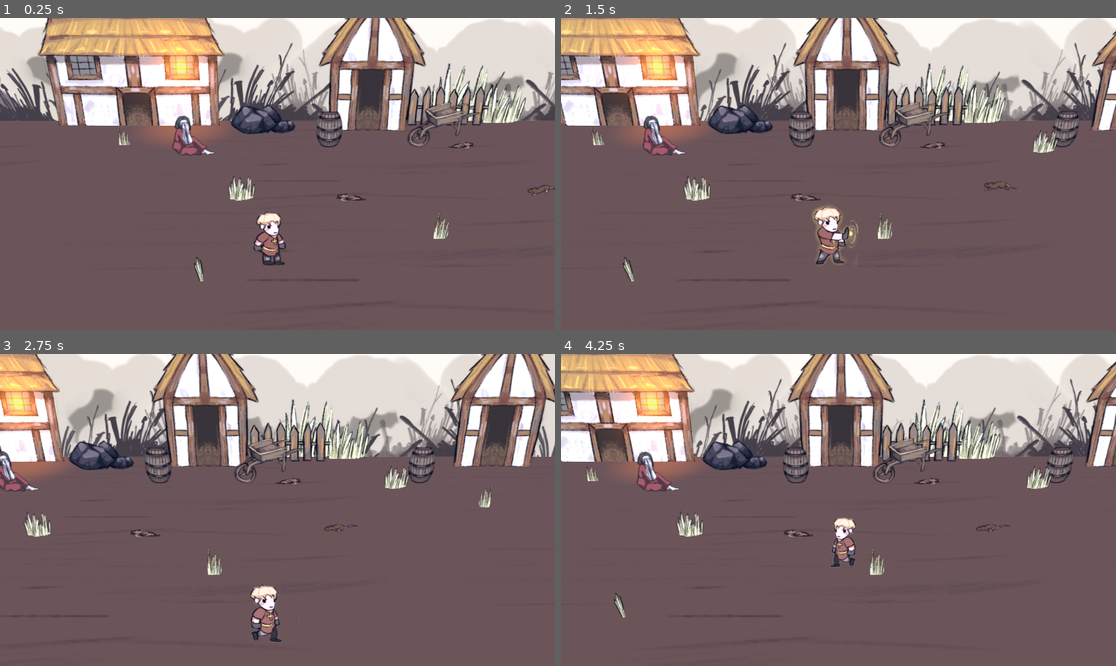
Above: before the commit, frames 1-4 (two rows, left to right).
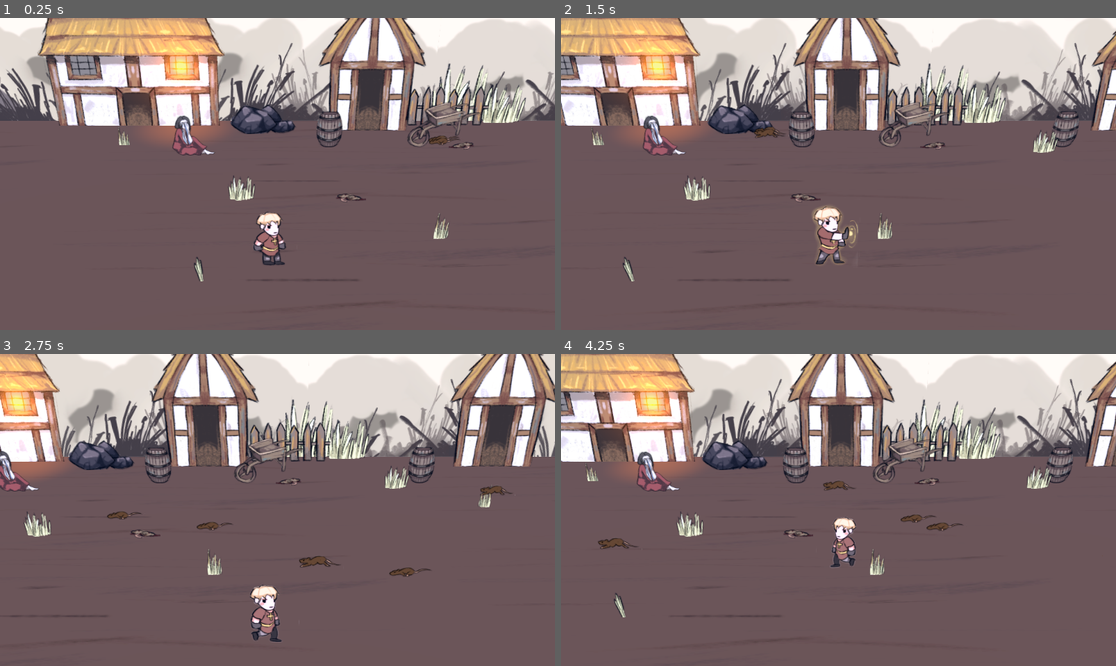
Above: after the commit, the same moments.

Repository: shinykiwi/plague-mtlgj
Game: Godot game, scene res://main.tscn
The game is run twice, just before and just after one commit, with the same random seed, the same clock (stepped at 60 frames per second) and the same inputs.
Inputs (mouse positions are in pixels of both pictures, inside the frame that each line leads up to):
- Up to frame 1 (0.25 s): no input
- Up to frame 2 (1.5 s): move the mouse to (960, 158) at 0.52 s; hold Right (Right) 0.53-1.28 s; click (960, 158) at 0.6 s; tap Space (Jump) at 0.77 s; move the mouse to (727, 189) at 1.27 s; hold S (Down) from 1.28 s (still down); click (727, 189) at 1.35 s
- Up to frame 3 (2.75 s): tap Space (Jump) at 1.52 s; move the mouse to (333, 441) at 2.02 s; release S (Down) at 2.03 s; hold Right (Right) from 2.03 s (still down); click (333, 441) at 2.1 s
- Up to frame 4 (4.25 s): move the mouse to (810, 572) at 2.77 s; release Right (Right) at 2.78 s; hold W (Up) 2.78-3.53 s; click (810, 572) at 2.85 s; tap Space (Jump) at 3.02, 3.77 s; move the mouse to (1005, 556) at 3.52 s; hold A (Left) from 3.53 s (still down); click (1005, 556) at 3.6 s

The runs differ from the first frame. In frame 1, 0.1% of the frame differs, in the area x 77-100%, y 37-58%; in frame 2, 0.2%; in frame 3, 0.5%, in the area x 19-93%, y 42-72%; in frame 4, 0.4%.

Commit message:
final sub

Diff:
--- /dev/null
+++ b/control.tscn
@@ -0,0 +1,9 @@
+[gd_scene format=3 uid="uid://coq6x81v0tbru"]
+
+[node name="Control" type="Control"]
+layout_mode = 3
+anchors_preset = 15
+anchor_right = 1.0
+anchor_bottom = 1.0
+grow_horizontal = 2
+grow_vertical = 2
--- /dev/null
+++ b/level_complete.gd
@@ -0,0 +1,10 @@
+extends Control
+
+
+# Called when the node enters the scene tree for the first time.
+func _ready():
+	pass
+
+func fade_to_black():
+	print("success")
+	$Display/AnimationPlayer.play("fade_to_black")
--- a/level_complete.tscn
+++ b/level_complete.tscn
@@ -1,7 +1,8 @@
-[gd_scene load_steps=4 format=3 uid="uid://cl5e6vq0k5nu4"]
+[gd_scene load_steps=5 format=3 uid="uid://cl5e6vq0k5nu4"]
+
+[ext_resource type="Script" path="res://level_complete.gd" id="1_p7i1j"]
 
 [sub_resource type="Animation" id="Animation_mb1i4"]
-length = 0.001
 tracks/0/type = "value"
 tracks/0/imported = false
 tracks/0/enabled = true
@@ -9,10 +10,10 @@
 tracks/0/interp = 1
 tracks/0/loop_wrap = true
 tracks/0/keys = {
-"times": PackedFloat32Array(0),
-"transitions": PackedFloat32Array(1),
+"times": PackedFloat32Array(0, 1),
+"transitions": PackedFloat32Array(1, 1),
 "update": 0,
-"values": [Color(0, 0, 0, 0)]
+"values": [Color(0, 0, 0, 0), Color(0, 0, 0, 1)]
 }
 tracks/1/type = "value"
 tracks/1/imported = false
@@ -21,10 +22,10 @@
 tracks/1/interp = 1
 tracks/1/loop_wrap = true
 tracks/1/keys = {
-"times": PackedFloat32Array(0),
-"transitions": PackedFloat32Array(1),
+"times": PackedFloat32Array(0, 1),
+"transitions": PackedFloat32Array(1, 1),
 "update": 1,
-"values": [false]
+"values": [false, true]
 }
 
 [sub_resource type="Animation" id="Animation_b40we"]
@@ -69,6 +70,7 @@
 anchor_bottom = 1.0
 grow_horizontal = 2
 grow_vertical = 2
+script = ExtResource("1_p7i1j")
 
 [node name="Display" type="CanvasLayer" parent="."]
 
@@ -78,7 +80,7 @@
 anchor_bottom = 1.0
 grow_horizontal = 2
 grow_vertical = 2
-color = Color(0, 0, 0, 1)
+color = Color(0.772549, 0.584314, 0.45098, 1)
 
 [node name="Label" type="Label" parent="Display"]
 anchors_preset = 8
@@ -86,16 +88,16 @@
 anchor_top = 0.5
 anchor_right = 0.5
 anchor_bottom = 0.5
-offset_left = -793.0
-offset_top = -140.0
-offset_right = 793.0
-offset_bottom = 140.0
+offset_left = -649.5
+offset_top = -266.0
+offset_right = 649.5
+offset_bottom = 266.0
 grow_horizontal = 2
 grow_vertical = 2
 theme_override_colors/font_color = Color(1, 1, 1, 1)
 theme_override_font_sizes/font_size = 192
-text = "LEVEL COMPLETE"
-uppercase = true
+text = "You saved the
+ village!"
 
 [node name="AnimationPlayer" type="AnimationPlayer" parent="Display"]
 root_node = NodePath("../..")
--- a/main.gd
+++ b/main.gd
@@ -2,6 +2,7 @@
 
 @export var mob_scene: PackedScene
 @export var level_complete: PackedScene
+@export var rat_scene: PackedScene
 
 
 # Called when the node enters the scene tree for the first time.
@@ -11,6 +12,14 @@
 		light_en.position = rand_pos()
 		light_en.add_to_group("light_enemies")
 		add_child(light_en)
+
+	for i in 10:
+		var rats = rat_scene.instantiate()
+		rats.position = rand_pos()
+		rats.destination = $RatDestination.position
+		rats.add_to_group("rats")
+		add_child(rats)
+
 
 
 func rand_pos():
@@ -22,8 +31,20 @@
 		level_screen_show()
 
 
+
 func level_screen_show():
 	await get_tree().create_timer(2.0).timeout
 	get_tree().paused = true
 	var level_end_screen = level_complete.instantiate()
 	add_child(level_end_screen)
+	level_end_screen.fade_to_black()
+
+
+
+func _on_timer_timeout():
+	for i in 3:
+		var rats = rat_scene.instantiate()
+		rats.position = rand_pos()
+		rats.destination = $RatDestination.position
+		rats.add_to_group("rats")
+		add_child(rats)
--- a/main.tscn
+++ b/main.tscn
@@ -12,8 +12,9 @@
 [ext_resource type="Texture2D" uid="uid://dch4fdpm2veg4" path="res://woman.png" id="10_b0yni"]
 [ext_resource type="Texture2D" uid="uid://b2i4asutybhrr" path="res://bckg.png" id="10_n41qc"]
 [ext_resource type="Texture2D" uid="uid://b2ljsignubbc6" path="res://bckg2.png" id="11_ah20p"]
-[ext_resource type="Texture2D" uid="uid://dhl3fellwxd7s" path="res://rats.png" id="11_r5pq0"]
+[ext_resource type="PackedScene" uid="uid://cv1ccdncycoyj" path="res://rats.tscn" id="11_gj2a7"]
 [ext_resource type="Texture2D" uid="uid://1jqtub43sanp" path="res://bighouse.png" id="12_px1a6"]
+[ext_resource type="AudioStream" uid="uid://bhxvbbj55po5m" path="res://music-mtlgamejam.wav" id="15_kr8dc"]
 
 [sub_resource type="Animation" id="Animation_iuwap"]
 resource_name = "burst"
@@ -92,48 +93,13 @@
 "speed": 5.0
 }]
 
-[sub_resource type="AtlasTexture" id="AtlasTexture_7tkwg"]
-atlas = ExtResource("11_r5pq0")
-region = Rect2(0, 0, 528, 362)
-
-[sub_resource type="AtlasTexture" id="AtlasTexture_t2hkm"]
-atlas = ExtResource("11_r5pq0")
-region = Rect2(528, 0, 528, 362)
-
-[sub_resource type="AtlasTexture" id="AtlasTexture_lrqhw"]
-atlas = ExtResource("11_r5pq0")
-region = Rect2(1056, 0, 528, 362)
-
-[sub_resource type="AtlasTexture" id="AtlasTexture_7uumn"]
-atlas = ExtResource("11_r5pq0")
-region = Rect2(1584, 0, 528, 362)
-
-[sub_resource type="SpriteFrames" id="SpriteFrames_cra0h"]
-animations = [{
-"frames": [{
-"duration": 0.6,
-"texture": SubResource("AtlasTexture_7tkwg")
-}, {
-"duration": 1.0,
-"texture": SubResource("AtlasTexture_t2hkm")
-}, {
-"duration": 1.0,
-"texture": SubResource("AtlasTexture_lrqhw")
-}, {
-"duration": 1.0,
-"texture": SubResource("AtlasTexture_7uumn")
-}],
-"loop": true,
-"name": &"default",
-"speed": 7.0
-}]
-
 [node name="Main" type="Node3D"]
 process_mode = 3
 transform = Transform3D(1, 0, 0, 0, 1, 0, 0, 0, 1, 0.204362, 2.29223, -1.25483)
 script = ExtResource("1_l7qnr")
 mob_scene = ExtResource("4_rnxpt")
 level_complete = ExtResource("3_0hygi")
+rat_scene = ExtResource("11_gj2a7")
 
 [node name="Player" parent="." instance=ExtResource("1_fg51o")]
 process_mode = 1
@@ -169,18 +135,6 @@
 [node name="StaticBody3D" type="StaticBody3D" parent="Box2"]
 
 [node name="CollisionShape3D" type="CollisionShape3D" parent="Box2/StaticBody3D"]
-shape = SubResource("ConcavePolygonShape3D_umpfb")
-
-[node name="Box3" type="MeshInstance3D" parent="."]
-process_mode = 1
-transform = Transform3D(40.1267, 0, 0, 0, 0.934803, 0, 0, 0, 18.2696, 72.7103, -0.450358, -3.0817)
-mesh = SubResource("BoxMesh_ek47p")
-skeleton = NodePath("")
-surface_material_override/0 = SubResource("StandardMaterial3D_coi51")
-
-[node name="StaticBody3D" type="StaticBody3D" parent="Box3"]
-
-[node name="CollisionShape3D" type="CollisionShape3D" parent="Box3/StaticBody3D"]
 shape = SubResource("ConcavePolygonShape3D_umpfb")
 
 [node name="Box" type="MeshInstance3D" parent="."]
@@ -214,7 +168,7 @@
 transform = Transform3D(1, 0, 0, 0, 1, 0, 0, 0, 1, 0, 0, -10.1213)
 
 [node name="Boundary3" parent="." instance=ExtResource("3_olv7q")]
-transform = Transform3D(-4.37114e-08, 0, 1, 0, 1, 0, -1, 0, -4.37114e-08, -7.67394, 0, 20.0664)
+transform = Transform3D(-4.37114e-08, 0, 1, 0, 1, 0, -1, 0, -4.37114e-08, -7.67394, 11.4877, 20.0664)
 
 [node name="DirectionalLight3D" type="DirectionalLight3D" parent="."]
 transform = Transform3D(1, 0, 0, 0, 0.5, 0.866025, 0, -0.866025, 0.5, -1.727, 4.57507, 12.2876)
@@ -249,13 +203,7 @@
 autoplay = "default"
 frame_progress = 0.273581
 
-[node name="Rats" type="AnimatedSprite3D" parent="Environment"]
-transform = Transform3D(0.25, 0, 0, 0, 0.25, 0, 0, 0, 0.25, 9.25688, 0.42083, -4.67218)
-billboard = 2
-shaded = true
-sprite_frames = SubResource("SpriteFrames_cra0h")
-autoplay = "default"
-frame_progress = 0.280549
+[node name="Rats" parent="Environment" instance=ExtResource("11_gj2a7")]
 
 [node name="House3" type="Sprite3D" parent="Environment"]
 transform = Transform3D(0.75, 0, 0, 0, 0.75, 0, 0, 0, 0.75, -6.7505, 3.14065, -11.6339)
@@ -273,30 +221,45 @@
 light_specular = 8.7
 omni_range = 3.916
 
-[node name="Boundary4" parent="." instance=ExtResource("3_olv7q")]
-transform = Transform3D(-4.37114e-08, 0, 1, 0, 1, 0, -1, 0, -4.37114e-08, 82.3261, 0, 20.0664)
-
-[node name="background" type="Sprite3D" parent="."]
+[node name="background" type="Sprite3D" parent="Environment"]
 transform = Transform3D(0.5, 0, 0, 0, 0.5, 0, 0, 0, 0.27, -16.4937, 1.61274, -17.949)
 flip_h = true
 shaded = true
 texture = ExtResource("10_n41qc")
 
-[node name="background2" type="Sprite3D" parent="."]
+[node name="background2" type="Sprite3D" parent="Environment"]
 transform = Transform3D(0.5, 0, 0, 0, 0.5, 0, 0, 0, 0.27, 0.00202647, 1.61274, -18.6215)
 shaded = true
 texture = ExtResource("11_ah20p")
 
-[node name="background3" type="Sprite3D" parent="."]
+[node name="background3" type="Sprite3D" parent="Environment"]
 transform = Transform3D(0.5, 0, 0, 0, 0.5, 0, 0, 0, 0.27, 33.4935, 1.61274, -17.9695)
 shaded = true
 texture = ExtResource("10_n41qc")
 
-[node name="background4" type="Sprite3D" parent="."]
+[node name="background4" type="Sprite3D" parent="Environment"]
 transform = Transform3D(0.5, 0, 0, 0, 0.5, 0, 0, 0, 0.27, 17.1185, 1.61274, -18.6215)
 flip_h = true
 shaded = true
 texture = ExtResource("11_ah20p")
 
+[node name="Boundary4" parent="." instance=ExtResource("3_olv7q")]
+transform = Transform3D(-4.37114e-08, 0, 1, 0, 1, 0, -1, 0, -4.37114e-08, 33.3033, 0, 20.0664)
+
+[node name="AudioStreamPlayer" type="AudioStreamPlayer" parent="."]
+stream = ExtResource("15_kr8dc")
+volume_db = -10.569
+autoplay = true
+
+[node name="RatDestination" type="Marker3D" parent="."]
+transform = Transform3D(1, 0, 0, 0, 1, 0, 0, 0, 1, -70.6713, 0, -2.72003)
+
+[node name="Timer" type="Timer" parent="."]
+wait_time = 2.0
+autostart = true
+
+[connection signal="timeout" from="Timer" to="." method="_on_timer_timeout"]
+
 [editable path="Player/Weapon"]
 [editable path="Environment"]
+[editable path="Environment/Rats"]
--- a/player.gd
+++ b/player.gd
@@ -5,7 +5,8 @@
 const JUMP_VELOCITY = 4.5
 
 @onready var sprite = $AnimatedSprite3D
-@onready var walking = $AudioStreamPlayer
+@onready var walking = $WalkingSound
+@onready var punching = $PunchingSound
 @onready var weapon_sprite = $Weapon/Sprite3D
 @onready var weapon = $Weapon
 @export var damage = 1
@@ -18,6 +19,8 @@
 func attack():
 	sprite.play("attack")
 	just_attacked = 16
+	if not punching.playing:
+		punching.play()
 
 
 func jump():
--- a/player.tscn
+++ b/player.tscn
@@ -1,8 +1,9 @@
-[gd_scene load_steps=18 format=3 uid="uid://bvtcnynfqa7eh"]
+[gd_scene load_steps=19 format=3 uid="uid://bvtcnynfqa7eh"]
 
 [ext_resource type="Script" path="res://player.gd" id="1_cu1oj"]
 [ext_resource type="AudioStream" uid="uid://yn7fde2nvw0r" path="res://walking.wav" id="3_e68fp"]
 [ext_resource type="Texture2D" uid="uid://i4x1v50d1hy" path="res://characterspritesheet.png" id="3_kkva2"]
+[ext_resource type="AudioStream" uid="uid://b4tksmkqbr8x" path="res://punch.wav" id="4_1l7u5"]
 
 [sub_resource type="BoxShape3D" id="BoxShape3D_chh76"]
 size = Vector3(1.76563, 7.67771, 4.68607)
@@ -130,7 +131,10 @@
 sprite_frames = SubResource("SpriteFrames_gurw8")
 animation = &"idle"
 
-[node name="AudioStreamPlayer" type="AudioStreamPlayer" parent="."]
+[node name="WalkingSound" type="AudioStreamPlayer" parent="."]
 stream = ExtResource("3_e68fp")
 
+[node name="PunchingSound" type="AudioStreamPlayer" parent="."]
+stream = ExtResource("4_1l7u5")
+
 [connection signal="animation_finished" from="AnimatedSprite3D" to="." method="_on_animated_sprite_3d_animation_finished"]
--- a/field.gd
+++ b/rats.gd
@@ -1,5 +1,5 @@
-extends Control
-
+extends CharacterBody3D
+@export var destination = Vector3(0,0,0)
 
 # Called when the node enters the scene tree for the first time.
 func _ready():
@@ -8,9 +8,8 @@
 
 # Called every frame. 'delta' is the elapsed time since the previous frame.
 func _process(delta):
-	pass
+	velocity = velocity.move_toward(destination, 5 * delta)
+	if position == destination:
+		queue_free()
 
-
-func _on_button_pressed():
-
-	print("button pressed!")
+	move_and_slide()
--- /dev/null
+++ b/rats.tscn
@@ -0,0 +1,56 @@
+[gd_scene load_steps=9 format=3 uid="uid://cv1ccdncycoyj"]
+
+[ext_resource type="Script" path="res://rats.gd" id="1_4hoou"]
+[ext_resource type="Texture2D" uid="uid://dhl3fellwxd7s" path="res://rats.png" id="1_g57ic"]
+
+[sub_resource type="AtlasTexture" id="AtlasTexture_n5ct2"]
+atlas = ExtResource("1_g57ic")
+region = Rect2(0, 0, 528, 362)
+
+[sub_resource type="AtlasTexture" id="AtlasTexture_vucrg"]
+atlas = ExtResource("1_g57ic")
+region = Rect2(528, 0, 528, 362)
+
+[sub_resource type="AtlasTexture" id="AtlasTexture_h5i32"]
+atlas = ExtResource("1_g57ic")
+region = Rect2(1056, 0, 528, 362)
+
+[sub_resource type="AtlasTexture" id="AtlasTexture_iadxy"]
+atlas = ExtResource("1_g57ic")
+region = Rect2(1584, 0, 528, 362)
+
+[sub_resource type="SpriteFrames" id="SpriteFrames_x3qte"]
+animations = [{
+"frames": [{
+"duration": 1.0,
+"texture": SubResource("AtlasTexture_n5ct2")
+}, {
+"duration": 1.0,
+"texture": SubResource("AtlasTexture_vucrg")
+}, {
+"duration": 1.0,
+"texture": SubResource("AtlasTexture_h5i32")
+}, {
+"duration": 1.0,
+"texture": SubResource("AtlasTexture_iadxy")
+}],
+"loop": true,
+"name": &"default",
+"speed": 5.0
+}]
+
+[sub_resource type="BoxShape3D" id="BoxShape3D_yyyio"]
+size = Vector3(1, 0.325554, 0.353326)
+
+[node name="Rats" type="CharacterBody3D"]
+collision_layer = 2
+script = ExtResource("1_4hoou")
+
+[node name="AnimatedSprite3D" type="AnimatedSprite3D" parent="."]
+transform = Transform3D(0.25, 0, 0, 0, 0.25, 0, 0, 0, 0.25, 0, 0, 0)
+sprite_frames = SubResource("SpriteFrames_x3qte")
+autoplay = "default"
+frame_progress = 0.169055
+
+[node name="CollisionShape3D" type="CollisionShape3D" parent="."]
+shape = SubResource("BoxShape3D_yyyio")
Not shown: 1 places in main.tscn that only renumber resources
Not shown, added: music-mtlgamejam.wav.import
Not shown, added: punch.wav.import
Not shown, added: music-mtlgamejam.wav
Not shown, added: punch.wav
